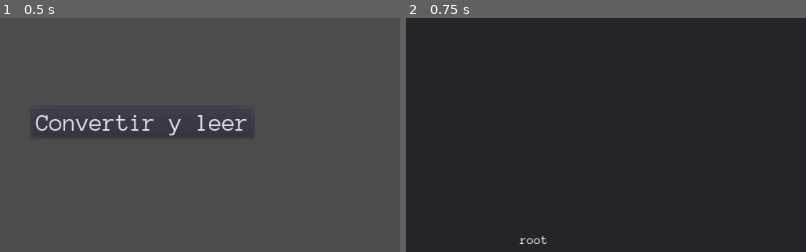
Above: before the commit, frames 1-2 (left to right).
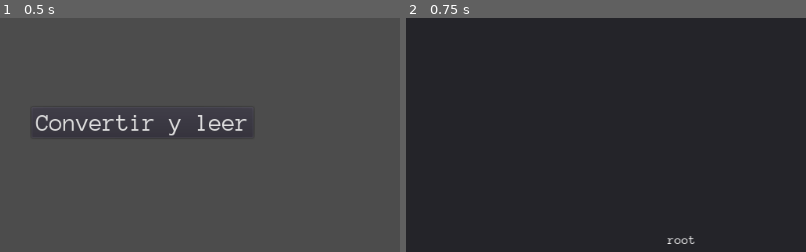
Above: after the commit, the same moments.

Repository: AndresDavidCalderon/desfilosofador
Game: Godot game, scene res://menu/menu.tscn
Two runs of this game, one before a commit and one after it. Both use one fixed random seed, a clock stepped at 60 frames per second and the inputs below. This scene is started directly instead of the project's main scene.
Inputs:
- Up to frame 1 (0.5 s): no input
- Up to frame 2 (0.75 s): click "biblioteca de filtros" at 0.5 s
The pictures show only the part of the screen within x 34-84%, y 48-98%; the shares and areas given below are measured in that part.

Frame 1 is identical in both runs. In frame 2, 0.2% of the frame differs, in the area x 28-73%, y 93-97%.
Error before the commit: Invalid call. Nonexistent function 'popup' in base 'Nil'. (res://filters/filtersearch.gd:35)
Error after the commit: Invalid call. Nonexistent function 'popup' in base 'Nil'. (res://filters/filtersearch.gd:42)

Commit message:
filter on found

Diff:
--- a/filters/filterinstance.gd
+++ b/filters/filterinstance.gd
@@ -9,5 +9,3 @@
 	$enabled.pressed=save["enabled"]
 	new.text=save["to"]
 	from.text=save["of"]
-
-var oldtext=""
--- /dev/null
+++ b/filters/filteronfind.gd
@@ -0,0 +1,11 @@
+extends Resource
+
+var find:String
+var replace:String
+func fromfile(dict:Dictionary):
+	find=dict["from"]
+	replace=dict["to"]
+	if dict["enabled"]:
+		if not globals.filterbyphrase.has(find):
+			globals.filterbyphrase[find]=[]
+		globals.filterbyphrase[find].append(self)
--- a/filters/filtersearch.gd
+++ b/filters/filtersearch.gd
@@ -1,6 +1,7 @@
 extends Panel
 export(PackedScene) var filter
 export(PackedScene) var folder
+export(Dictionary) var scriptonfound
 export(bool) var onexe
 var defaulttree=[{"origin":-1,"inside":[{"type":"folder","name":"root","enabled":true,"index":1}]},{"origin":0,"inside":[]}]
 var filtertree:Array=defaulttree
@@ -16,6 +17,12 @@
 	openfilters()
 func deleteall():
 	filtertree=defaulttree
+func refresh():
+	globals.filterbyphrase={}
+	for i in filtertree:
+		for j in i["inside"]:
+			if scriptonfound.has(j["type"]):
+				scriptonfound[j["type"]].new().fromfile(j)
 func openfilters():
 	deleteall()
 	var error=fileman.open(filedir,File.READ)
@@ -38,7 +45,6 @@
 	var error=fileman.open(filedir,File.WRITE)
 	if error==OK:
 		fileman.store_string(JSON.print(filtertree,"\t"))
-		prints("se guardo:",JSON.print(filtertree))
 		fileman.close()
 	else:
 		globals.popuper.popup("error guardando!","error "+str(error))
--- a/filters/filtersearch.tscn
+++ b/filters/filtersearch.tscn
@@ -9,6 +9,7 @@
 [ext_resource path="res://filters/folder.tscn" type="PackedScene" id=7]
 [ext_resource path="res://UI/folderout.png" type="Texture" id=8]
 [ext_resource path="res://UI/font/text.tres" type="DynamicFont" id=9]
+[ext_resource path="res://filters/filteronfind.gd" type="Script" id=10]
 
 [sub_resource type="Theme" id=1]
 
@@ -24,6 +25,9 @@
 }
 filter = ExtResource( 2 )
 folder = ExtResource( 7 )
+scriptonfound = {
+"filter": ExtResource( 10 )
+}
 
 [node name="upcenter" type="Node2D" parent="."]
 position = Vector2( 510.502, 10 )
@@ -122,12 +126,13 @@
 margin_bottom = -16.0
 custom_fonts/font = ExtResource( 9 )
 text = "root"
-align = 1
+align = 2
 autowrap = true
 __meta__ = {
 "_edit_use_anchors_": false
 }
 
+[connection signal="visibility_changed" from="." to="." method="savefilters"]
 [connection signal="pressed" from="upcenter/folderup" to="." method="_on_folderup_pressed"]
 [connection signal="pressed" from="newfilter" to="." method="_on_newfilter_pressed"]
 [connection signal="pressed" from="newfolder" to="." method="_on_newfolder_pressed"]
Not shown: 1 places in filters/filtersearch.tscn that only renumber resources
